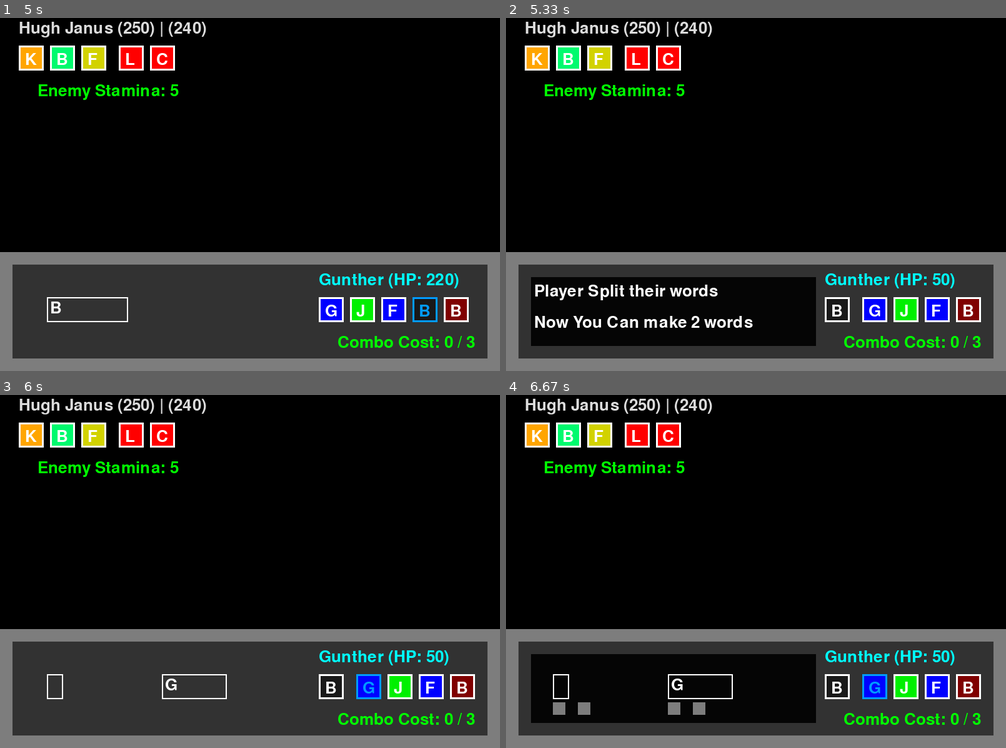
Above: before the commit, frames 1-4 (two rows, left to right).
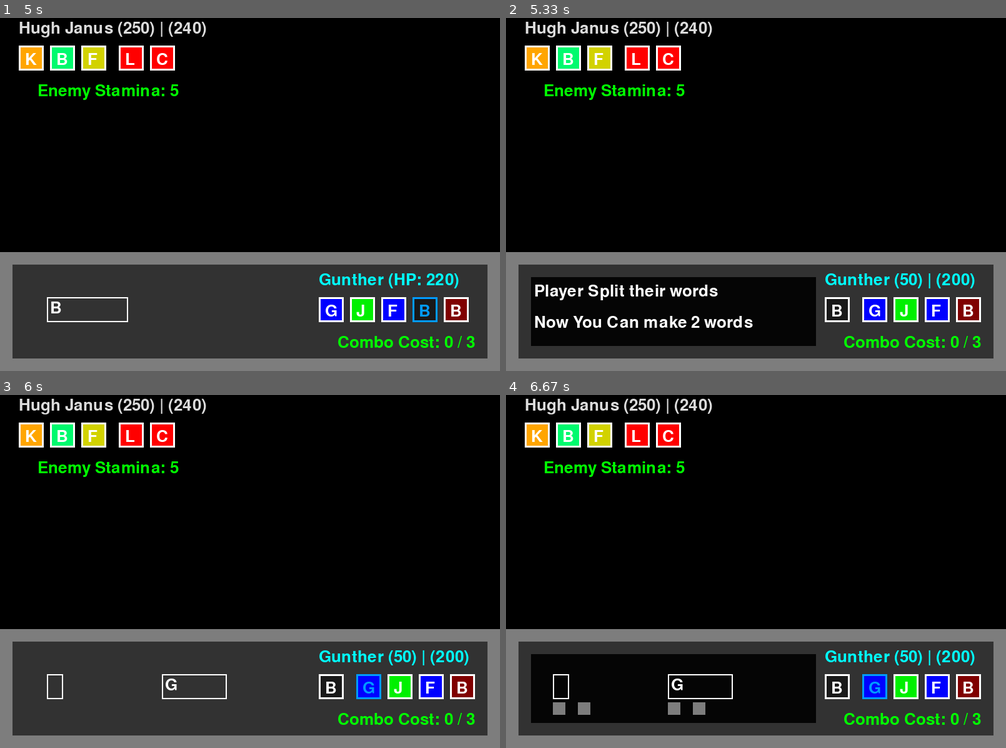
Above: after the commit, the same moments.

Repository: LWhite200/pygames
Game: pygame game, started from WordBound/WordBound.py
The game is run twice, just before and just after one commit, with the same random seed, the same clock (stepped at 60 frames per second) and the same inputs.
Inputs (mouse positions are in pixels of both pictures, inside the frame that each line leads up to):
- Up to frame 1 (5 s): click "G" at 0.38 s; click "J" at 0.72 s; tap Enter at 1, 2.67 s; click (80, 332) at 1.88 s; click "F" at 3.05 s; click (405, 173) at 3.38 s; click (355, 116) at 3.72 s; click (100, 56) at 4.05 s; click (130, 247) at 4.38 s; click "B" at 4.72 s
- Up to frame 2 (5.33 s): hold Tab from 5 s (still down)
- Up to frame 3 (6 s): release Tab at 5.47 s; click "B" at 5.55 s; click "G" at 5.88 s
- Up to frame 4 (6.67 s): tap Enter at 6.17 s

Frame 1 is identical in both runs. In frame 2, 0.3% of the frame differs, in the area x 78-94%, y 72-77%; in frame 3, 0.3%; in frame 4, 0.3%.

Commit message:
Add files via upload

Diff:
--- a/WordBound/WordBound.py
+++ b/WordBound/WordBound.py
@@ -120,7 +120,8 @@
         text = font.render(f"{deity.name} (HP: {deity.curHP})", True, deity.battleColor)
 
         second = player2 if player2 and isPlayer1 else None
-        second = enemy2 if enemy2 and not isPlayer1 else None
+        if not second:
+            second = enemy2 if enemy2 and not isPlayer1 else None
 
         if second:
             text = font.render(f"{deity.name} ({deity.curHP}) | ({second.curHP})", True, deity.battleColor)
@@ -489,13 +490,19 @@
                             curDialog.append(f"{target.name}'s fainted!")
                             curDialog.append(f"")
 
-                        #if TargRightSide:
-                        #    target = None
-                        if not TargRightSide:
-                            # If the left side died, move the left to the right
-                            point2 = player2 if isTargPlayer else enemy2
-                            target = copy.deepcopy(point2)
-                            point2 = None
+                        if isTargPlayer:
+                            if TargRightSide:
+                                player2 = None  # Remove player2
+                            else:
+                                player1 = player2  # Move player2 to player1's position
+                                player2 = None
+                        else:
+                            if TargRightSide:
+                                enemy2 = None  # Remove enemy2
+                            else:
+                                enemy = enemy2  # Move enemy2 to enemy's position
+                                enemy2 = None
+
 
                 # Reset things
                 player1.update_stamina(player1.calculate_combo_stamina_cost())
@@ -545,10 +552,10 @@
 
 
         # Check for game over
-        if player1.curHP <= 0 and player2.curHP <= 0 and not haveWinner:
+        if not player1 and not player2 and not haveWinner:
             curDialog.append(f"{enemy.name}   WINS!!!!")
             haveWinner = True
-        elif enemy.curHP <= 0 and enemy2.curHP <= 0 and not haveWinner:
+        elif not enemy and not enemy2 and not haveWinner:
             curDialog.append(f"{player1.name}   WINS!!!!")
             haveWinner = True
 
